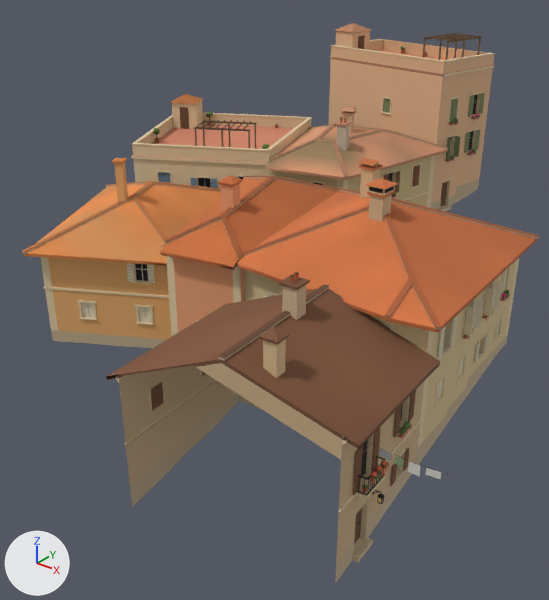
The glTF model games/yorimichi/assets/belmonte/meshes/SM_BM_BT_blk_25.glb as it was, and as the next commit left it.
Both versions are drawn from a 50 mm lens placed at (33.5, -43.4, 25.5), pointed at (2.2, -4.3, 1.3). Arrows for +X, +Y and +Z are at lower left; the lights stay in place. The first picture is the older version. Vertices at exactly the same position are counted once.

The first picture shows 'SM_BM_BT_blk_25'.
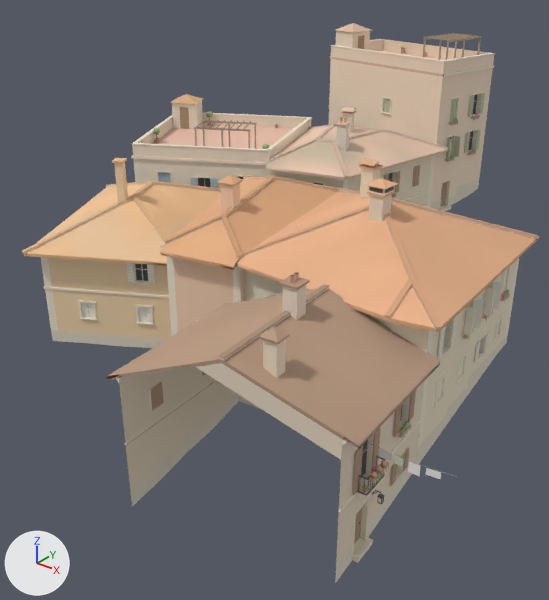
The change, as a diff of the scene's bpy script:
```diff
--- a/games/yorimichi/assets/belmonte/meshes/SM_BM_BT_blk_25.glb.py
+++ b/games/yorimichi/assets/belmonte/meshes/SM_BM_BT_blk_25.glb.py
@@ me_sm_bt_blk_25 @@
 me_sm_bt_blk_25.from_pydata(...)  # 15570 vertices, 18349 faces; spans x -19.9..23.7, y -24.5..24.3, z -1.1..18.0
 # used by ob_sm_bm_bt_blk_25; location = (0.0, 0.0, 0.0)
+# me_sm_bt_blk_25 part 1: 7043 faces centred in x -19.6..22.8, y -24.3..23.6, z -0.7..16.0 are repainted in the vertex colours; the middle colour goes from beige #dec9a3 to pale yellow #f0e6d1
+# me_sm_bt_blk_25 part 2: 11306 faces centred in x -19.6..23.7, y -24.2..23.9, z -0.9..17.6 are repainted in the vertex colours; the middle colour goes from orange #b76c44 to beige #dcae8d
 me_sm_bt_blk_25.materials.append(mat_bm_000_m_stone_024)
```

Boxes (x1, y1, x2, y2) around the edits, measured in the pictures (549 x 600 px):
part 1 of me_sm_bt_blk_25, recoloured
    both: (41, 39, 519, 563)
part 2 of me_sm_bt_blk_25, recoloured (orange to beige)
    both: (22, 23, 539, 583)
